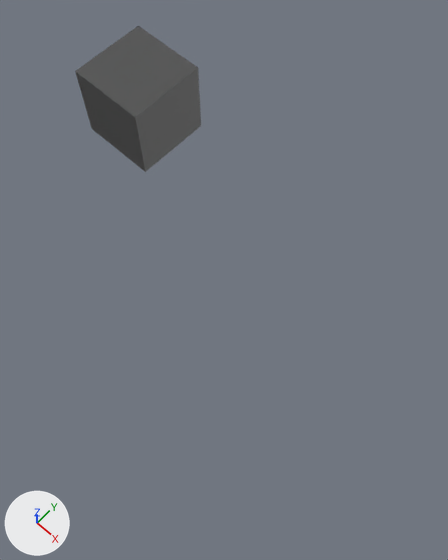
Renders of the Blender file Snake.blend from each side of a commit.
The view is the same before and after, from a 50 mm camera at (4.89, -3.74, 6.33) aimed at (2.86, -1.56, 0.35). The axes (+X, +Y, +Z) are drawn at lower left. The lights are the same throughout. The same objects are shown in both versions, whatever each file hides.

Names of what the first picture shows: 'Queue'.
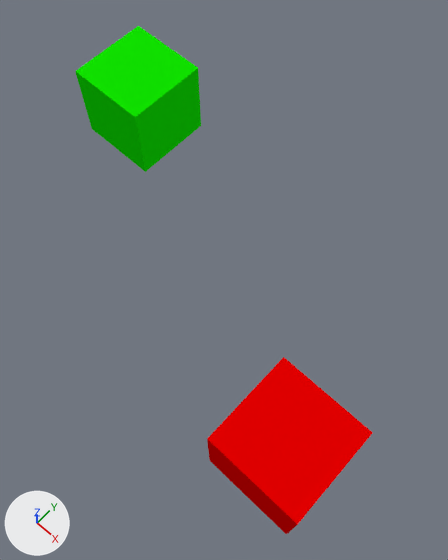
What changed in the scene script:
```text
Add mat_queue:
    mat_queue = diffuse_material('Queue')
    mat_queue.base_color = (0.00568, 0.8, 0.0)  # green #11e700
Add mat_tete:
    mat_tete = diffuse_material('Tete')
    mat_tete.base_color = (0.8, 0.0, 0.0)  # red #e70000
Change me_cube:
    where me_cube.from_pydata(...)  # 8 vertices, 6 faces; spans x 0.0..2.0, y -2.0..0.0, z 0.0..2.0
    add me_cube.materials.append(mat_tete)  # red #e70000
Change me_cube_001:
    where me_cube_001.from_pydata(...)  # 8 vertices, 6 faces; spans x 0.0..2.0, y -2.0..0.0, z 0.0..2.0
    add me_cube_001.materials.append(mat_queue)  # green #11e700
Change ob_tête:
    ob_tête.location: (0.0, 0.0, 0.0) -> (4.0, -2.0, 0.0)
```

Location of each change, (x1, y1, x2, y2) in pixels of the pictures (448 x 560 px):
'Tête', recoloured, moved (not visible before)
    after: (207, 357, 373, 534)
'Queue', recoloured (grey to green)
    both: (75, 26, 201, 172)
